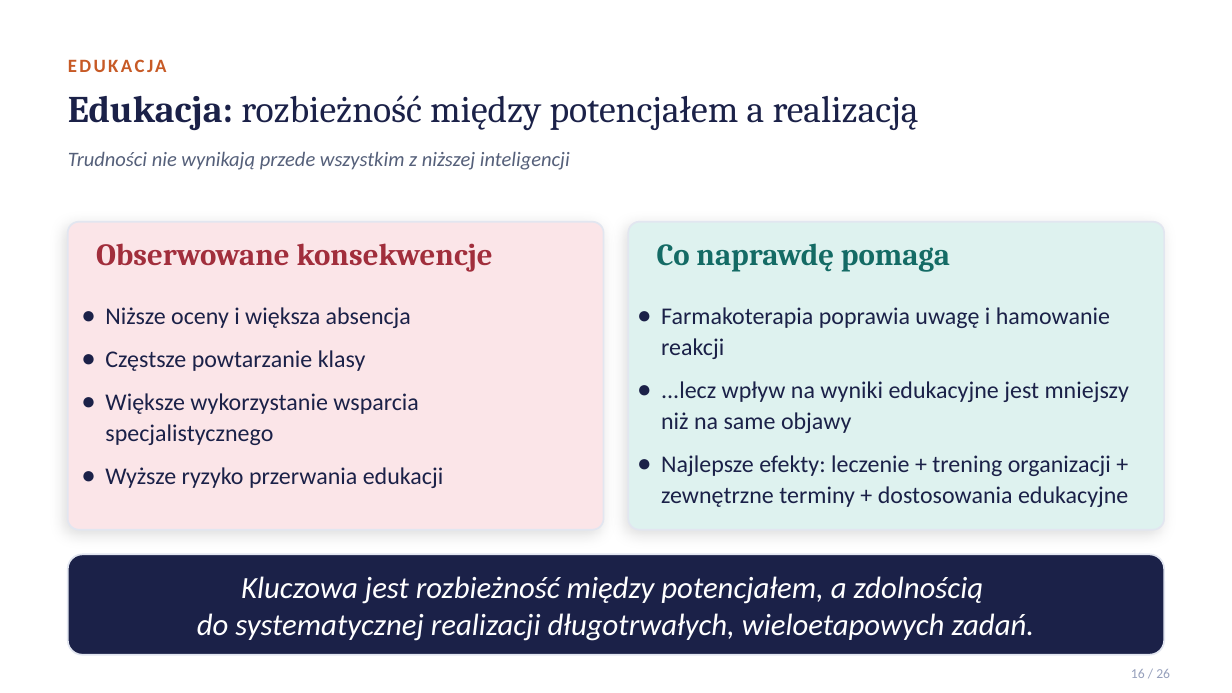
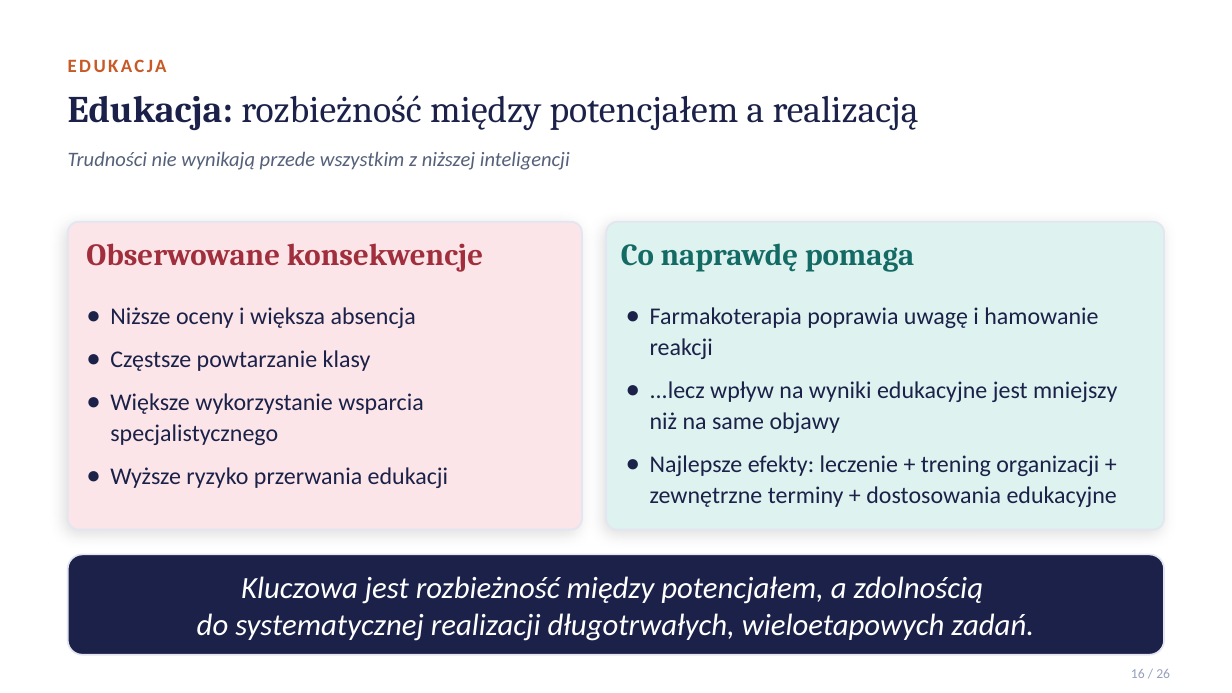
Before and after one commit to MatPomGit/NeuroHub, a slide deck: slide 16 of pages/files/adhd_prezentacja.pptx. Drawn at 1232x693 pixels with LibreOffice and Linux fonts; fonts in the diff are those of the drawing. Boxes give left, top, right and bottom in pixels: in the first picture for what was removed or moved away, otherwise in the second. Text is boxed around its words. In the diff, an @@ line names an element or a change of style, - is before the commit and + after.

```diff
--- a/pages/files/adhd_prezentacja.pptx
+++ b/pages/files/adhd_prezentacja.pptx
@@ rounded rectangle: place and size @@
-rounded rectangle at [68, 222, 604, 530]
+rounded rectangle at [68, 222, 582, 530]
@@ text "Obserwowane konsekwencje": place and size @@
-text "Obserwowane konsekwencje" at [96, 243, 493, 272]
+text "Obserwowane konsekwencje" at [86, 243, 483, 272]
@@ rounded rectangle: place and size @@
-rounded rectangle at [628, 222, 1164, 530]
+rounded rectangle at [606, 222, 1164, 530]
@@ text "Co naprawdę pomaga": place and size @@
-text "Co naprawdę pomaga" at [657, 243, 950, 272]
+text "Co naprawdę pomaga" at [621, 243, 914, 272]
@@ text "Niższe oceny i większa absencja": place and size @@
-text "Niższe oceny i większa absencja" at [105, 307, 443, 488]
+text "Niższe oceny i większa absencja" at [110, 307, 448, 488]
@@ text "Farmakoterapia poprawia uwagę i hamowanie ...": place and size @@
-text "Farmakoterapia poprawia uwagę i hamowanie ..." at [661, 307, 1129, 507]
+text "Farmakoterapia poprawia uwagę i hamowanie ..." at [650, 307, 1117, 507]
```
Also in this commit, not shown: 13 other slides changed, 1 other file.
